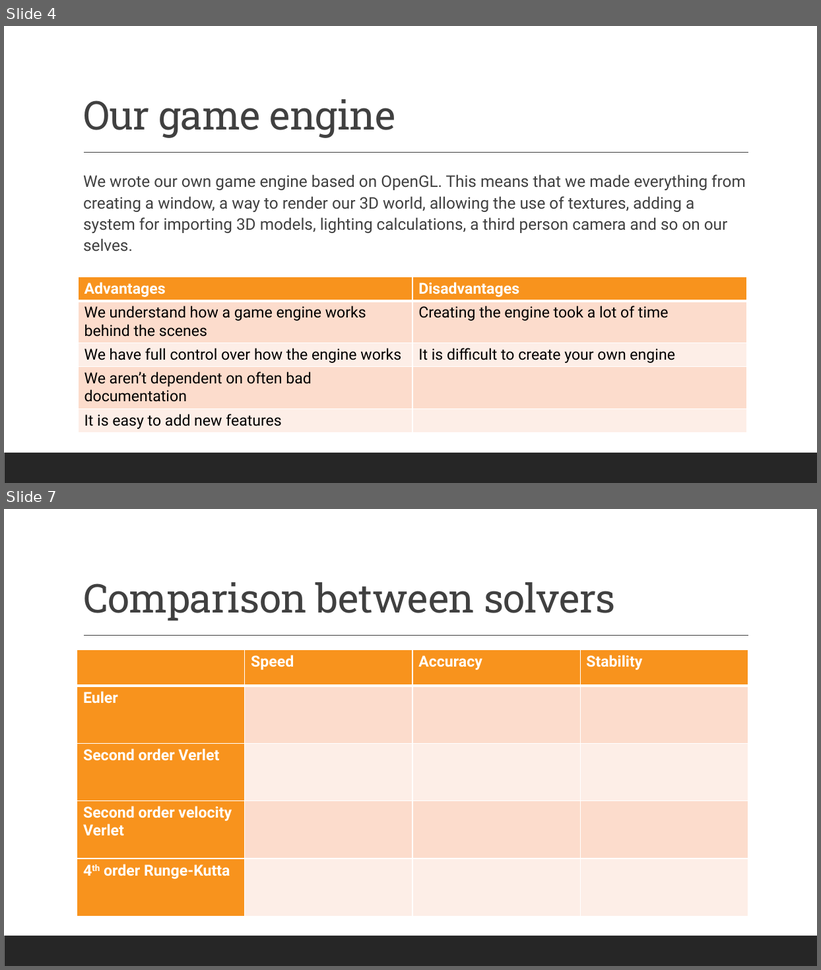
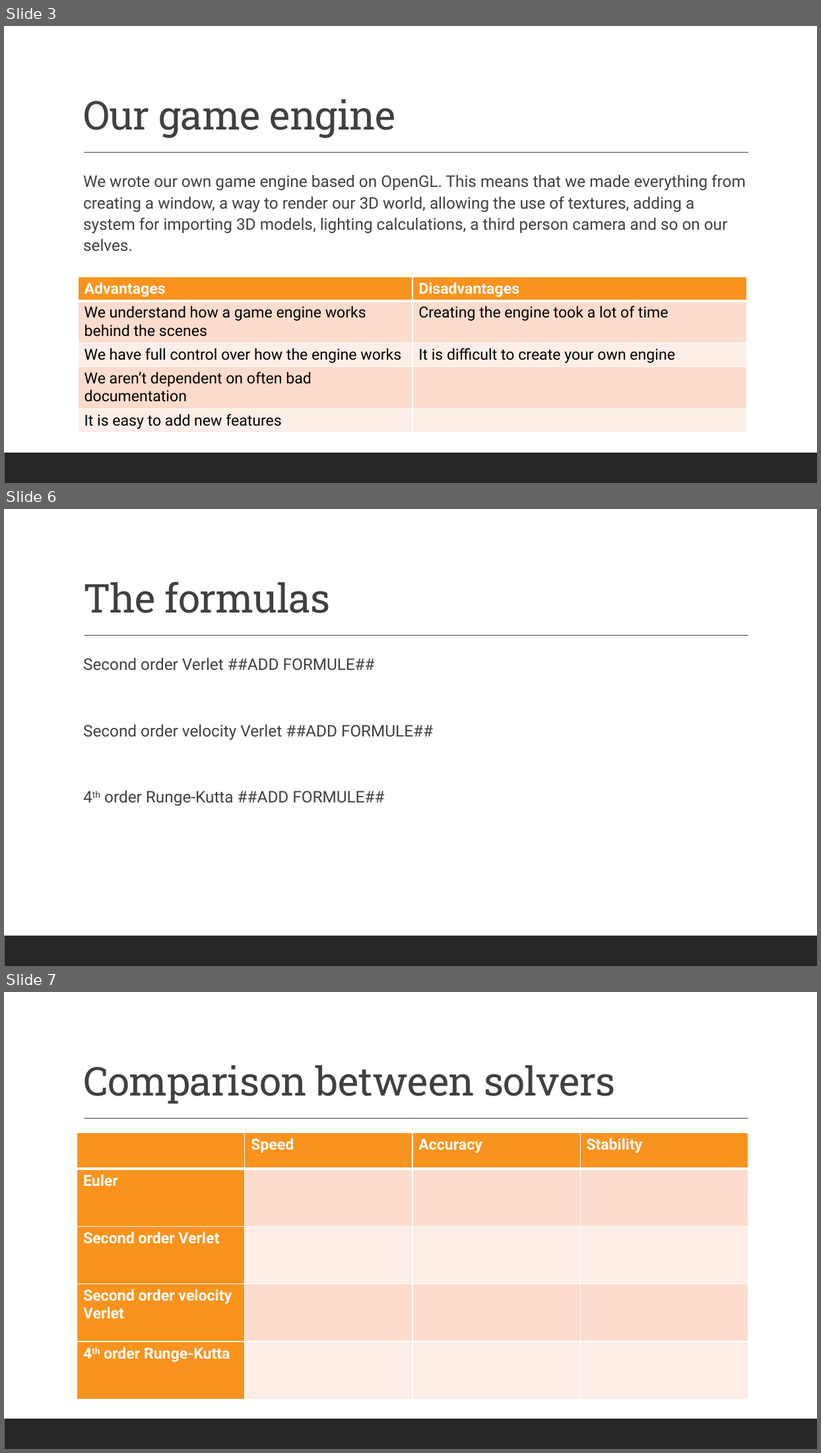
Before and after one commit to renesteeman/Project1-2_Group4, a slide deck: Crazy Putting phase 2.pptx. Shown one above the other, each under a label of ours: slides 4 and 7 before the commit, slides 3, 6 and 7 after it; the slides between them are not shown. The pictures are 821x970 and 821x1453 pixels, drawn with LibreOffice and Linux fonts; fonts in the diff are those of the drawing. Boxes give left, top, right and bottom in pixels: in the first picture for what was removed or moved away, otherwise in the second. Text is boxed around its words. In the diff, an @@ line names an element or a change of style, - is before the commit and + after.

```diff
--- a/Crazy Putting phase 2.pptx
+++ b/Crazy Putting phase 2.pptx
@@ slide 6 added at [4, 509, 817, 966], background #FFFFFF; not listed: 2 template elements that a slide beside it also shows @@
@@ title added at [83, 582, 331, 613], 47 pt, text #404040 @@
+The formulas
@@ text added at [83, 657, 433, 806], 19 pt, text #404040 @@
+  Second order Verlet ##ADD FORMULE##
+  Second order velocity Verlet ##ADD FORMULE##
+  4th order Runge-Kutta ##ADD FORMULE##
@@ what was slide 4 is now slide 3 @@
```
Also in this commit, not shown: 6 slides changed, 2 other slides added, 6 other files.
